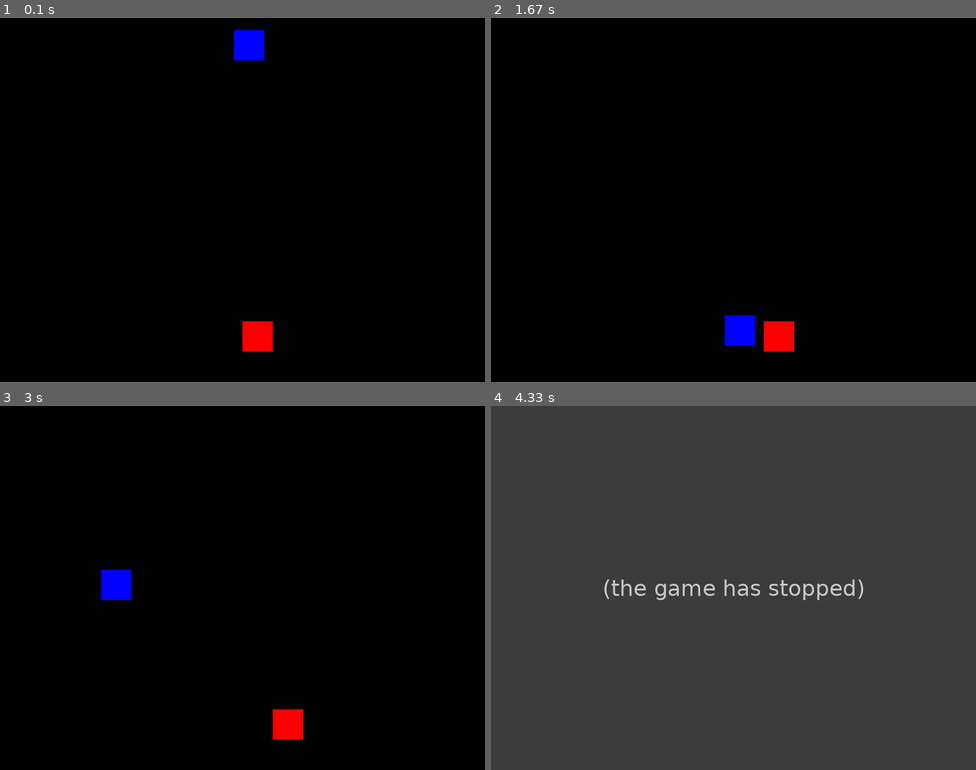
Above: before the commit, frames 1-4 (two rows, left to right).
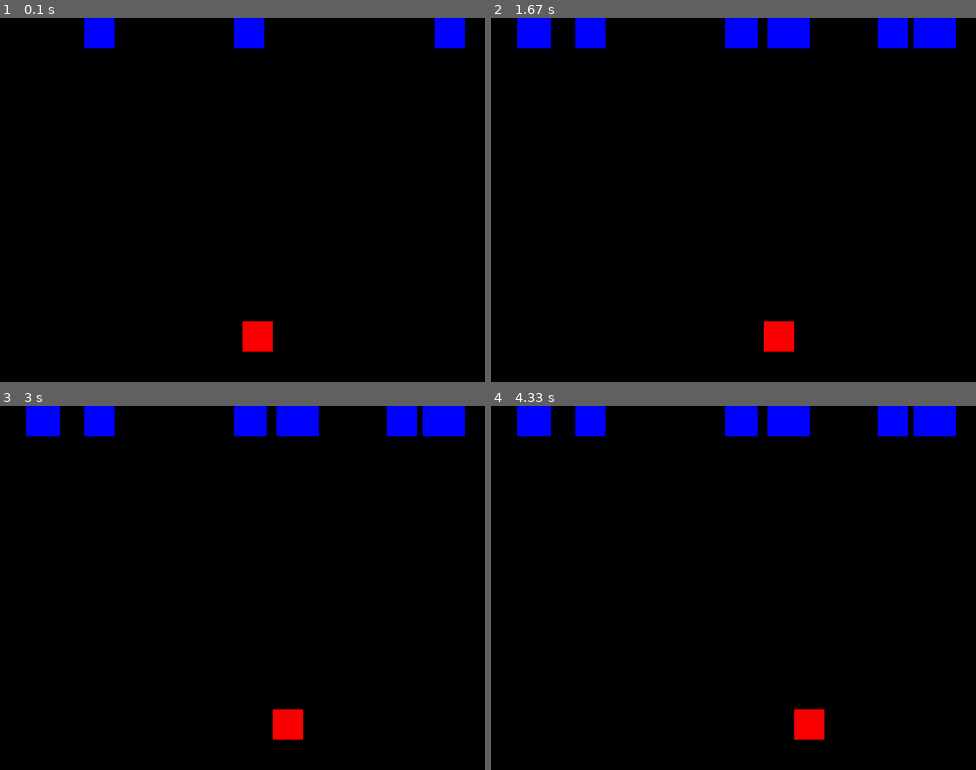
Above: after the commit, the same moments.

Repository: sheddyranking/Cube_pygame
Game: pygame game, started from pygame_lesson1.py
The game is run twice, just before and just after one commit, with the same random seed, the same clock (stepped at 60 frames per second) and the same inputs.
Inputs:
- Up to frame 1 (0.1 s): no input
- Up to frame 2 (1.67 s): hold Right 0.33-0.8 s; hold Right 0.83-1.3 s; hold Left from 1.33 s (still down)
- Up to frame 3 (3 s): release Left at 1.87 s; hold Left 1.9-2.3 s; hold Right 2.33-2.97 s
- Up to frame 4 (4.33 s): hold Left 3-3.47 s; hold Right 3.5-3.97 s; hold Right from 4 s (still down)

The runs differ from the first frame. In frame 1, 1.5% of the frame differs, in the area x 17-96%, y 0-12%; in frame 2, 4.2%; in frame 3, 4.2%; in frame 4, 100%, in the area x 0-100%, y 0-100%.
Before the commit the program exited at 4.1 s; later frames show no game.

Commit message:
added drop enemies, draw enemies and updaing_enemy pos function

Diff:
--- a/pygame_lesson1.py
+++ b/pygame_lesson1.py
@@ -16,7 +16,7 @@
 
 enemy_size = 50
 enemy_pos = [random.randint(0, WIDTH - enemy_size), 0]
-
+enemy_list = [enemy_pos]
 SPEED = 10
 
 #creating the display UI
@@ -28,6 +28,25 @@
 
 clock = pygame.time.Clock()
 
+#drop enemies function
+def drop_enemies(enemy_list):
+    if len(enemy_list) < 10:
+        x_pos = random.randint(0, WIDTH-enemy_size)
+        y_pos = 0
+        enemy_list.append([x_pos,y_pos])
+
+#draw enemies functions
+def draw_enemies(enemy_list):
+    for enemy_pos in enemy_list:
+        pygame.draw.rect(screen, BLUE, (enemy_pos[0], enemy_pos[1], enemy_size, enemy_size))
+
+#updating enemies position function
+def updating_enemy_position(enemy_list):
+    for idx, enemy_pos in enumerate(enemy_list):
+        if enemy_pos[1] >= 0 and enemy_pos[1] <= HEIGTH:
+             enemy_pos[1] += SPEED
+        else:
+            enemy_list.pop(idx)
 #detect collision
 def detect_collision (player_pos, enemy_pos):
     p_x = player_pos[0]
@@ -60,21 +79,15 @@
 
     screen.fill(BACKGROUND_COLOR) #its fills the sides black
 
-    #making the blue rect fall.(updating pos of enemy)
-    if enemy_pos[1] >= 0 and enemy_pos[1] <= HEIGTH:
-        enemy_pos[1] += SPEED
-    else:
-        enemy_pos[0] = random.randint(0, WIDTH-enemy_size) #randomizing the falling pos.
-        enemy_pos[1] = 0
-
     if detect_collision(player_pos, enemy_pos):
         game_over = True
         break
 
     #drawing the rect shape.
-    pygame.draw.rect(screen, BLUE, (enemy_pos[0], enemy_pos[1], enemy_size, enemy_size))
     pygame.draw.rect(screen, RED, (player_pos[0], player_pos[1], player_size, player_size))
 
     clock.tick(30)
+    drop_enemies(enemy_list)
+    draw_enemies(enemy_list)
 
     pygame.display.update() #we need to unpdate the screen always
